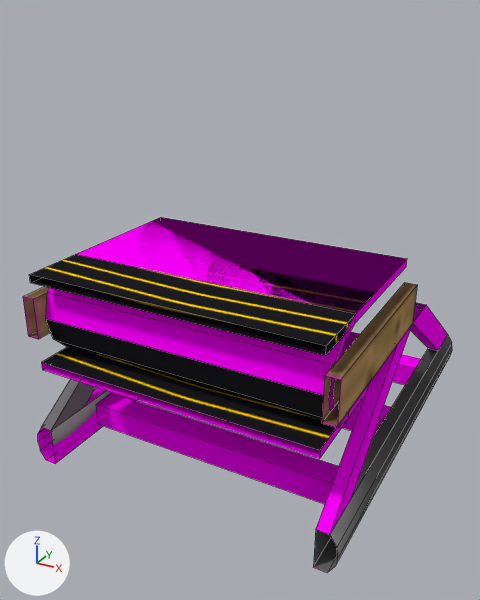
A saved change to the Blender file resources/assets/taam/models/conveyor.blend.
One viewpoint serves both versions: a 50 mm lens placed at (1.214, -1.974, 1.047), pointed at (0.456, -0.595, 0.358). Arrows for +X, +Y and +Z are at lower left; the lights stay in place. Mesh edges are drawn as thin lines. The same objects are shown in both versions, whatever each file hides.

Names of what the first picture shows: 'Conveyor End', 'Conveyor Straight', 'Conveyor Straight_Framing_Wood', 'Support_Alu'.
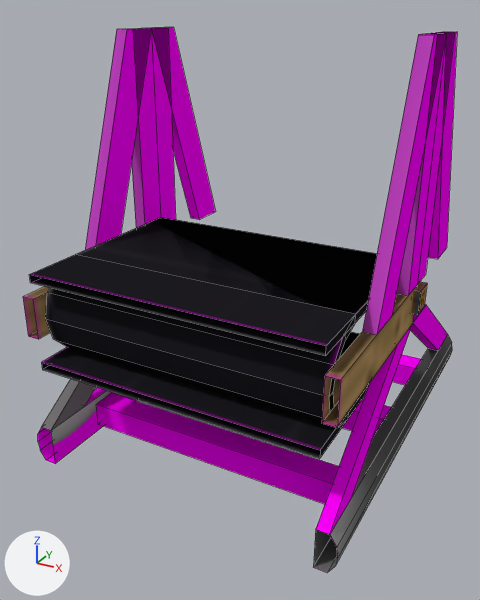
Where the change shows, as pixel boxes (x1, y1, x2, y2) in the pictures (480 x 600 px):
'Support Above_Wood', added (pink): after (85, 27, 457, 335)
'Support Above_Alu', added (pink): after (132, 28, 455, 296)
'Conveyor Direction Marker_Wood', added: after (411, 282, 427, 315)
part 1 of me_cemdl, surface changed (pink to black): before (46, 217, 407, 427); after (46, 217, 377, 427)
part 2 of me_csmdl, surface changed: before (29, 217, 406, 459); after (29, 217, 377, 459)

The change, as a diff of the scene's bpy script:
```diff
--- a/resources/assets/taam/models/conveyor.blend.py
+++ b/resources/assets/taam/models/conveyor.blend.py
@@ me_cemdl @@
 me_cemdl.from_pydata(...)  # 36 vertices, 32 faces; spans x 0.15..0.85, y -0.97..-0.5, z 0.27..0.51
 # used by ob_conveyor_end; location = (0.0, 0.0, 0.0)
+# me_cemdl part 1: texture (UV) coordinates of 32 of 32 faces, centred in x 0.15..0.85, y -0.962..-0.675, z 0.27..0.51, changed; they spanned u 0.01..0.56, v 0.42..0.46 and now span u 0.0..0.42, v 0.46..0.52
 me_cemdl.materials.append(mat_conveyor)
@@ me_csmdl @@
 me_csmdl.from_pydata(...)  # 16 vertices, 8 faces; spans x 0.15..0.85, y -1.0..-0.5, z 0.27..0.51
 # used by ob_conveyor_straight; location = (0.0, 0.0, 0.0)
+# me_csmdl part 2: texture (UV) coordinates of 8 of 8 faces, centred in x 0.15..0.85, y -0.75, z 0.27..0.51, changed; they spanned u 0.04..0.39, v 0.42..0.46 and now span u 0.0..0.43, v 0.46..0.52
 me_csmdl.materials.append(mat_conveyor)
@@ me_samdl_alu @@
+me_samdl_alu.from_pydata(...)  # 8 vertices, 5 faces; spans x 0.12..0.15, y -0.5..-0.425, z 0.45..1.0
+me_samdl_alu.materials.append(mat_conveyor)  # picture img_conveyor
@@ me_samdl_wood @@
+me_samdl_wood.from_pydata(...)  # 8 vertices, 6 faces; spans x 0.12..0.15, y -0.5..-0.2, z 0.45..1.0
+me_samdl_wood.materials.append(mat_conveyor)  # picture img_conveyor
@@ me_cdmdl_wood @@
+me_cdmdl_wood.from_pydata(...)  # 8 vertices, 5 faces; spans x 0.0335..0.0535, y 0.02..0.08, z -0.0587..0.0013
+me_cdmdl_wood.materials.append(mat_conveyor)  # picture img_conveyor
@@ ob_support_above_alu @@
+ob_support_above_alu = bpy.data.objects.new('Support Above_Alu', me_samdl_alu)
+ob_support_above_alu.location = (0.0, 0.0, 0.0)
+_m = ob_support_above_alu.modifiers.new('Mirror', 'MIRROR')
+_m.use_axis = (True, True, False)
+_m.mirror_object = ob_mirrorobject
@@ ob_support_above_wood @@
+ob_support_above_wood = bpy.data.objects.new('Support Above_Wood', me_samdl_wood)
+ob_support_above_wood.location = (0.0, 0.0, 0.0)
+_m = ob_support_above_wood.modifiers.new('Mirror', 'MIRROR')
+_m.use_axis = (True, True, False)
+_m.mirror_object = ob_mirrorobject
@@ ob_conveyor_direction_marker_wood @@
+ob_conveyor_direction_marker_wood = bpy.data.objects.new('Conveyor Direction Marker_Wood', me_cdmdl_wood)
+ob_conveyor_direction_marker_wood.location = (0.07, -0.55, 0.446)
+_m = ob_conveyor_direction_marker_wood.modifiers.new('Mirror', 'MIRROR')
+_m.mirror_object = ob_mirrorobject
```
